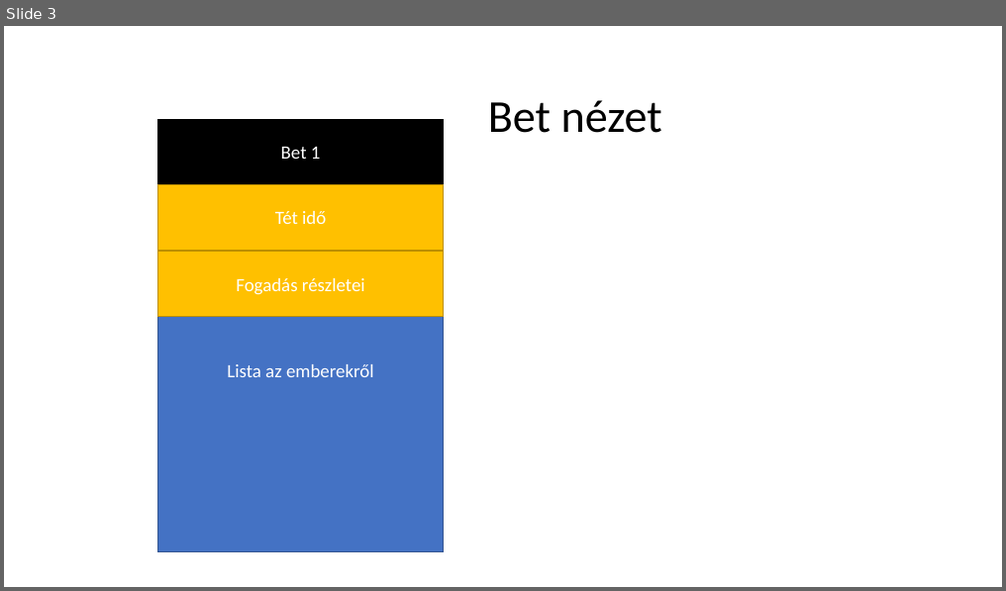
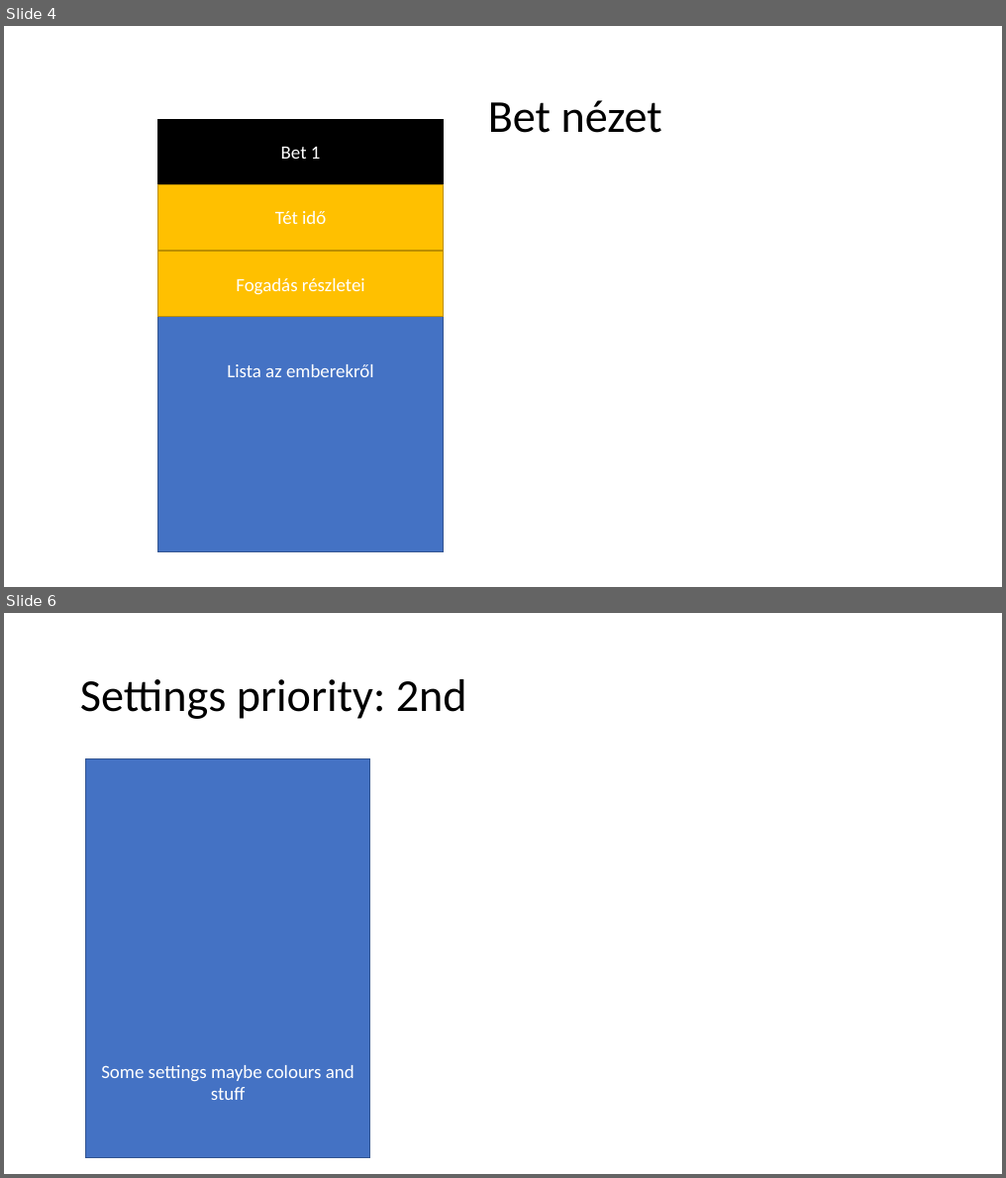
Before and after one commit to Frostforus/BetTracker, a slide deck: design/Design_ppt-ben.pptx. Shown one above the other, each under a label of ours: slide 3 before the commit, slides 4 and 6 after it; the slides between them are not shown. The pictures are 1006x591 and 1006x1178 pixels, drawn with LibreOffice and Linux fonts; fonts in the diff are those of the drawing. Boxes give left, top, right and bottom in pixels: in the first picture for what was removed or moved away, otherwise in the second. Text is boxed around its words. In the diff, an @@ line names an element or a change of style, - is before the commit and + after.

```diff
--- a/design/Design_ppt-ben.pptx
+++ b/design/Design_ppt-ben.pptx
@@ slide 6 added at [4, 613, 1002, 1174], background #FFFFFF @@
@@ title added at [80, 679, 467, 719], 44 pt, text #000000 @@
+Settings priority: 2nd
@@ rectangle added at [85, 760, 370, 1158], fill #4472C4, outline #325491 1 pt, 18 pt, text #FFFFFF @@
+Some settings maybe colours and stuff
@@ what was slide 3 is now slide 4 @@
```
Also in this commit, not shown: 1 slide changed, 2 other slides added, 11 other files.
